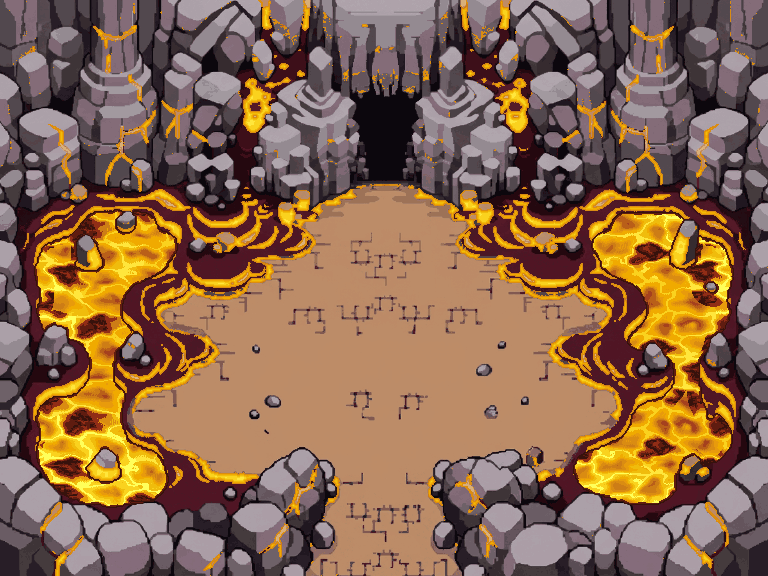
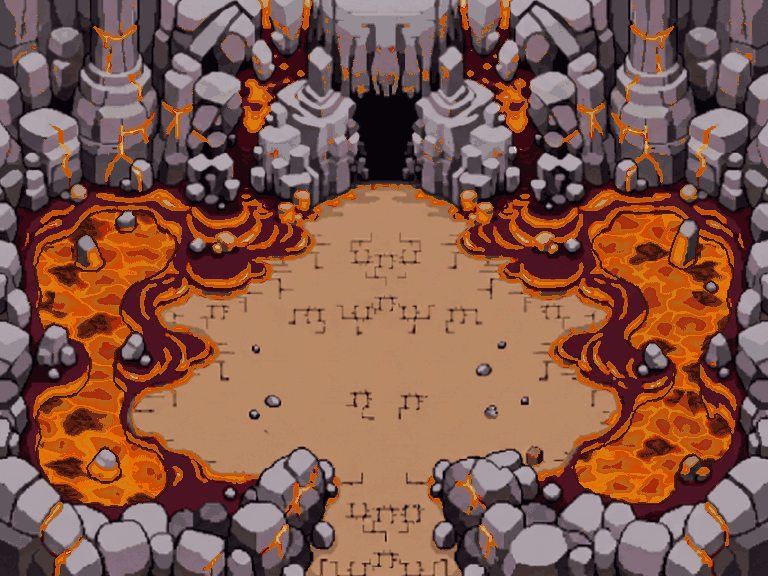
The second 768x576 image is a revision of the first. Changes to its layers:
painted on "veines" over [1, 0, 768, 576]
painted on "profondeur" over [348, 51, 423, 167]
painted on "piliers" over [0, 0, 768, 576]
painted on "roche" over [78, 25, 650, 576]
painted on "berge" over [123, 394, 627, 477]
painted on "ombres" over [132, 185, 618, 576]
painted on "sable" over [143, 197, 606, 576]
painted on "sol_complet" over [0, 0, 768, 576]
painted on "lave" over [35, 209, 734, 508]
